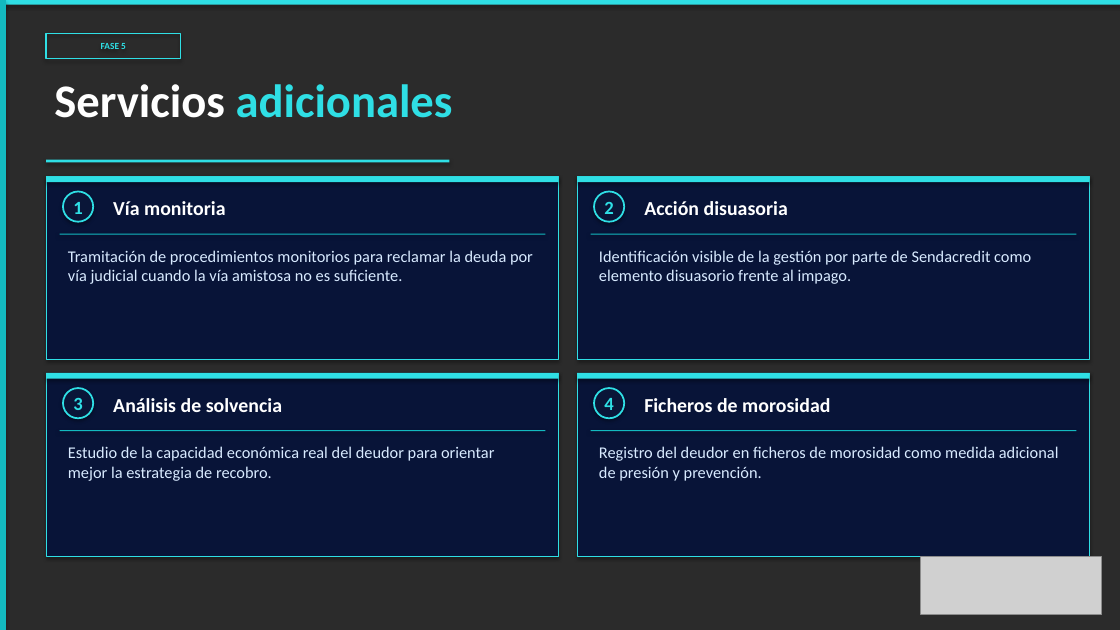
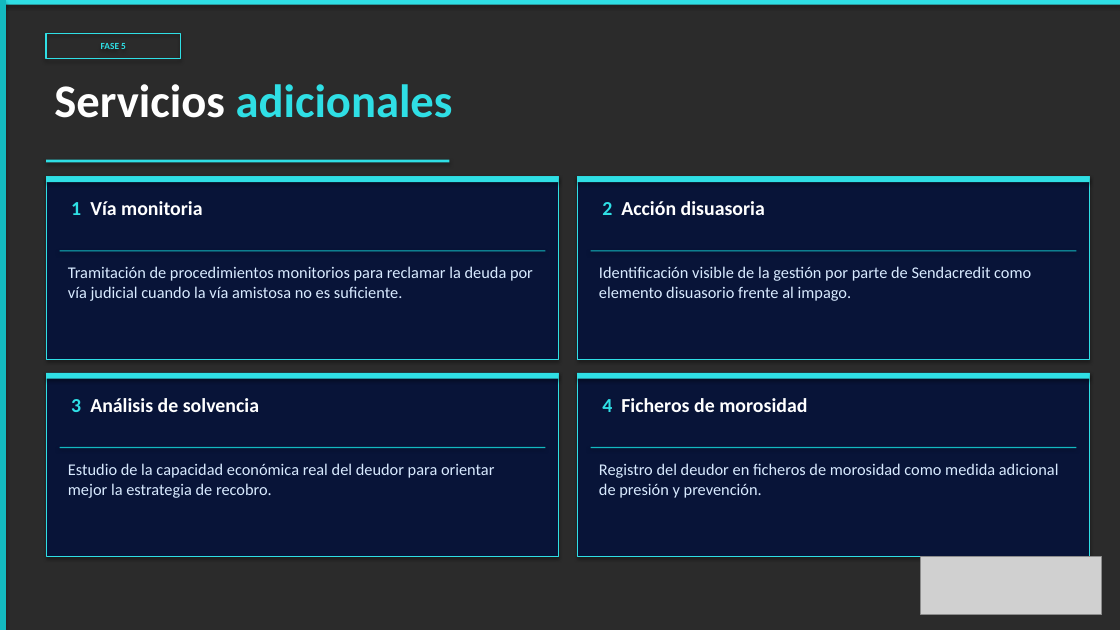
Before and after one commit to alejandroas010/alepixel-web, a slide deck: slide 6 of sendacredit_propuesta.pptx. Drawn at 1120x630 pixels with LibreOffice and Linux fonts; fonts in the diff are those of the drawing; grey boxes stand for pictures; background and template pictures are left out; a plain dark background stands for a picture behind light text. Boxes give left, top, right and bottom in pixels: in the first picture for what was removed or moved away, otherwise in the second. Text is boxed around its words. In the diff, an @@ line names an element or a change of style, - is before the commit and + after.

```diff
--- a/sendacredit_propuesta.pptx
+++ b/sendacredit_propuesta.pptx
@@ ellipse removed at (x1=63, y1=192, x2=93, y2=222) @@
-1
@@ text at (x1=71, y1=201, x2=202, y2=215): text changed @@
-Vía monitoria
+1 Vía monitoria
@@ ellipse removed at (x1=594, y1=192, x2=624, y2=222) @@
-2
@@ text at (x1=602, y1=201, x2=765, y2=215): text changed @@
-Acción disuasoria
+2 Acción disuasoria
@@ text "Tramitación de procedimientos monitorios para ..." moved from (x1=68, y1=250, x2=533, y2=284) to (x1=68, y1=266, x2=533, y2=301) @@
@@ text "Identificación visible de la gestión ..." moved from (x1=599, y1=250, x2=1031, y2=284) to (x1=599, y1=266, x2=1031, y2=301) @@
@@ ellipse removed at (x1=63, y1=388, x2=93, y2=418) @@
-3
@@ ellipse removed at (x1=594, y1=388, x2=624, y2=418) @@
-4
@@ text at (x1=71, y1=398, x2=259, y2=412): text changed @@
-Análisis de solvencia
+3 Análisis de solvencia
@@ text at (x1=602, y1=398, x2=807, y2=412): text changed @@
-Ficheros de morosidad
+4 Ficheros de morosidad
@@ 4 rectangles moved together from (x1=60, y1=234, x2=1076, y2=431) to (x1=60, y1=250, x2=1076, y2=448) @@
@@ text "Estudio de la capacidad económica ..." moved from (x1=68, y1=446, x2=494, y2=481) to (x1=68, y1=463, x2=494, y2=498) @@
@@ text "Registro del deudor en ficheros ..." moved from (x1=599, y1=446, x2=1059, y2=481) to (x1=599, y1=463, x2=1059, y2=498) @@
```
Also in this commit, not shown: 4 other slides changed.
